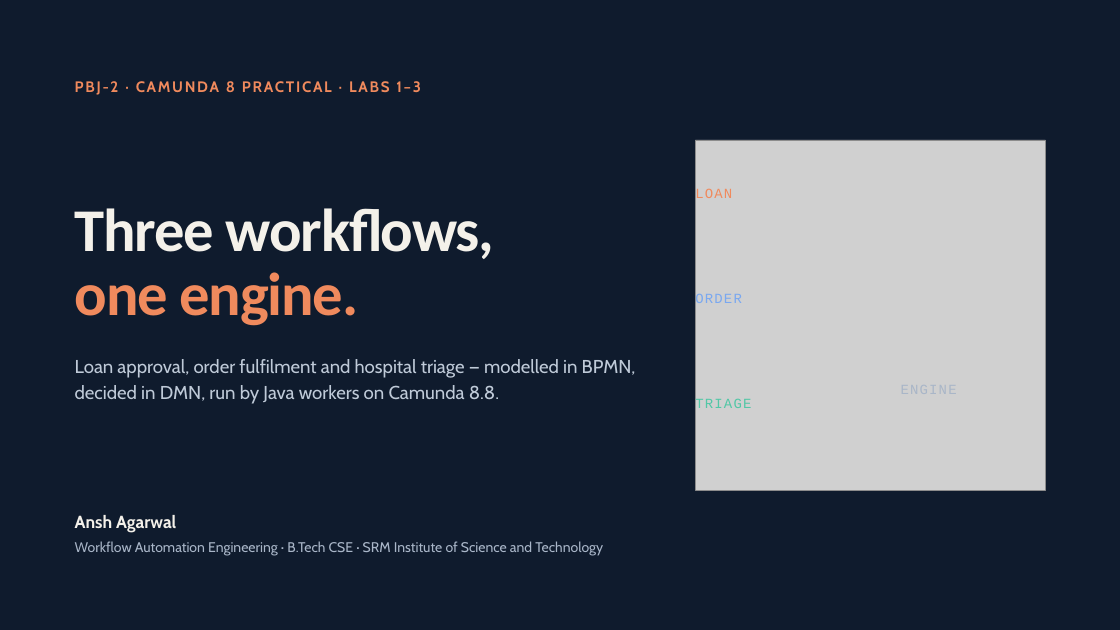
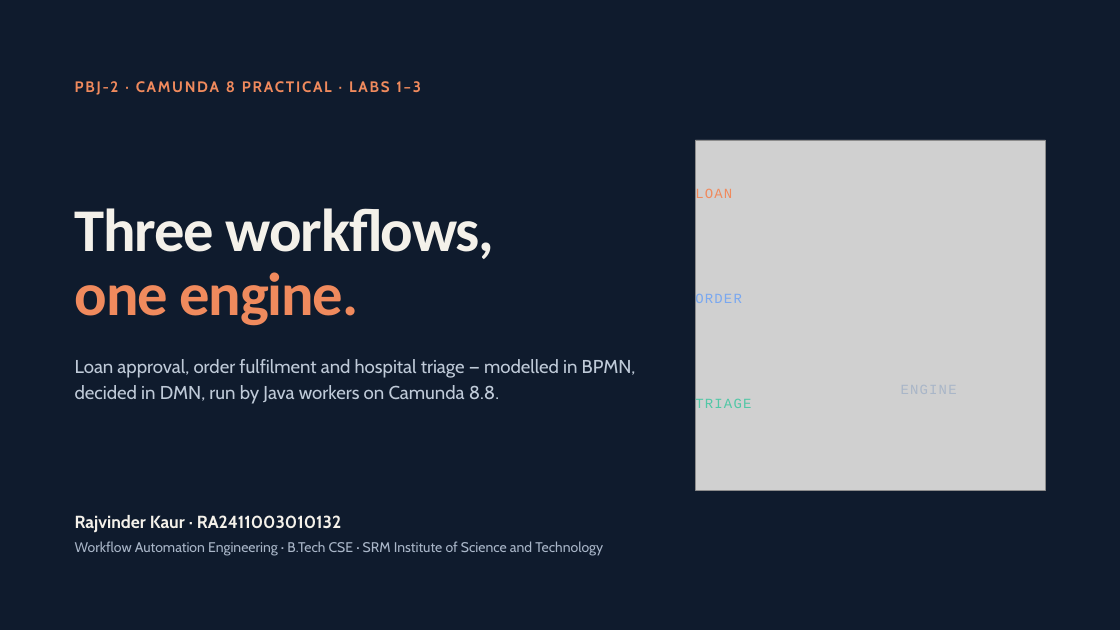
Before and after one commit to anshagarwxl/workflow-automation-engineering, a slide deck: slide 1 of camunda8-practical-labs/presentation/PBJ-2-Camunda-8-Labs.pptx. Drawn at 1120x630 pixels with LibreOffice and Linux fonts; fonts in the diff are those of the drawing; grey boxes stand for pictures. Boxes give left, top, right and bottom in pixels: in the first picture for what was removed or moved away, otherwise in the second. Text is boxed around its words. In the diff, an @@ line names an element or a change of style, - is before the commit and + after.

```diff
--- a/camunda8-practical-labs/presentation/PBJ-2-Camunda-8-Labs.pptx
+++ b/camunda8-practical-labs/presentation/PBJ-2-Camunda-8-Labs.pptx
@@ text at (x1=75, y1=515, x2=341, y2=533): text changed @@
-Ansh Agarwal
+Rajvinder Kaur · RA2411003010132
```
Also in this commit, not shown: 12 other slides changed.
